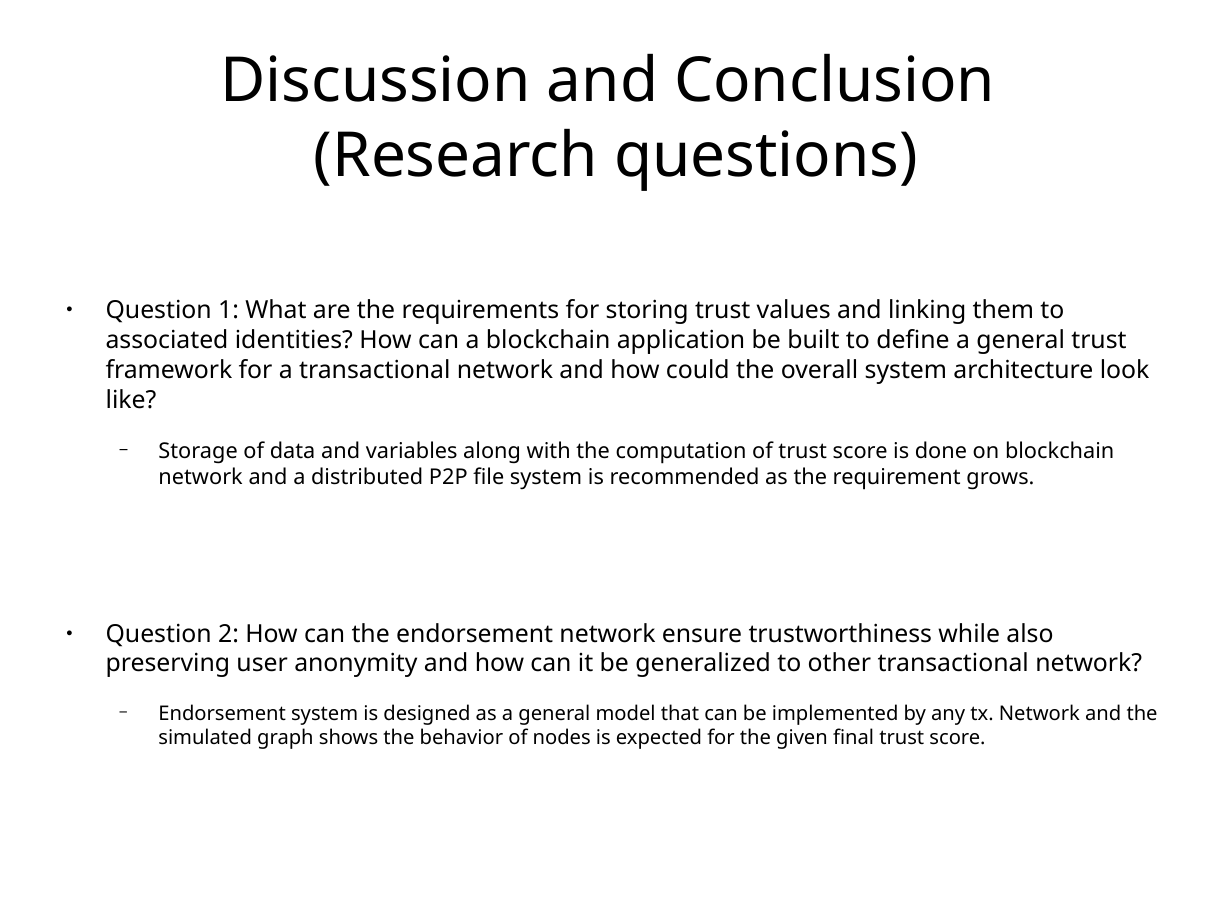
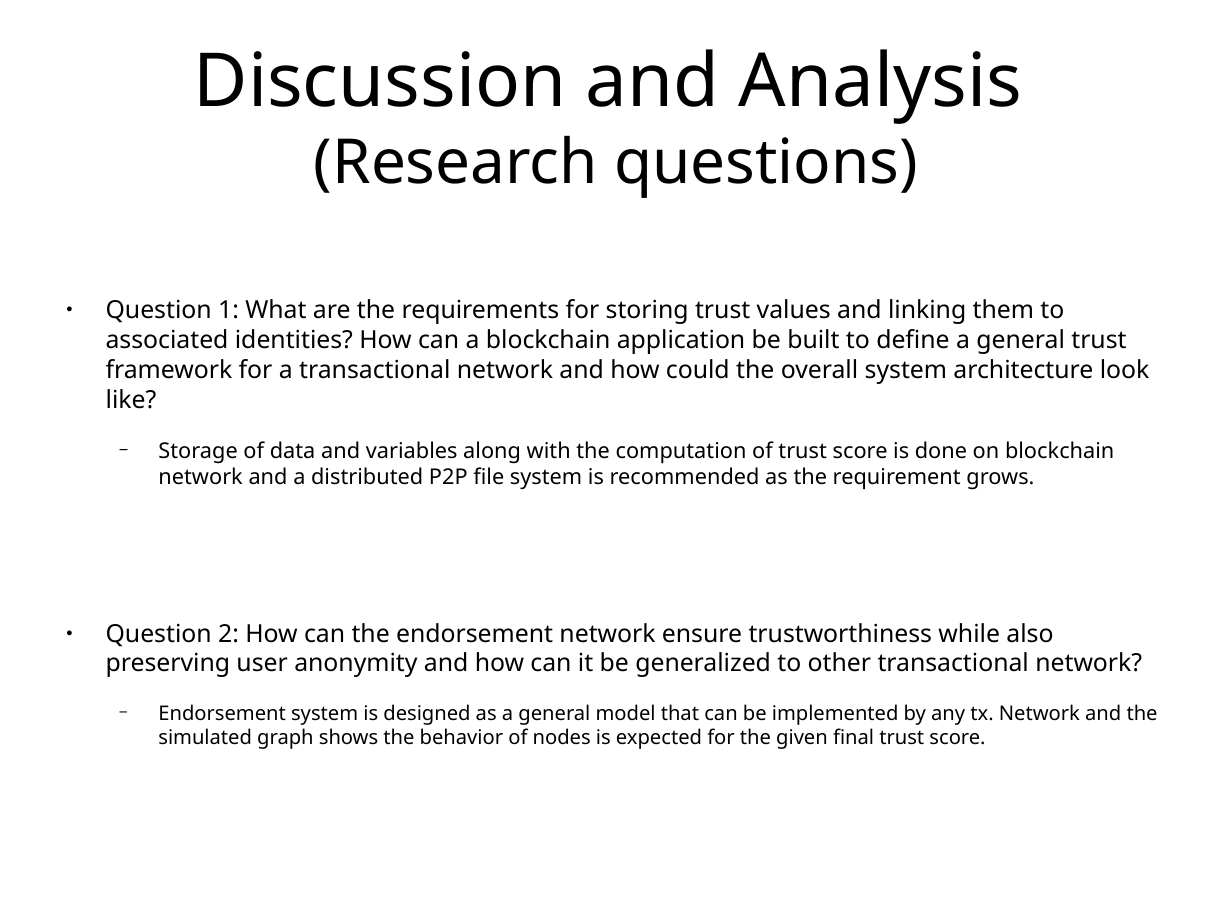
Before and after one commit to s2-t2/blockchain_reputation_system, a slide deck: slide 31 of documents/Presentation/Presentationv2.odp. Drawn at 1232x924 pixels with LibreOffice and Linux fonts; fonts in the diff are those of the drawing. Boxes give left, top, right and bottom in pixels: in the first picture for what was removed or moved away, otherwise in the second. Text is boxed around its words. In the diff, an @@ line names an element or a change of style, - is before the commit and + after.

```diff
--- a/documents/Presentation/Presentationv2.odp
+++ b/documents/Presentation/Presentationv2.odp
@@ title at (194, 49, 1022, 198): text changed; size 40 to 48 pt @@
-Discussion and Conclusion
-(Research questions)
+Discussion and Analysis
+(Research questions)
```
Also in this commit, not shown: 5 other slides changed, 7 other files.
